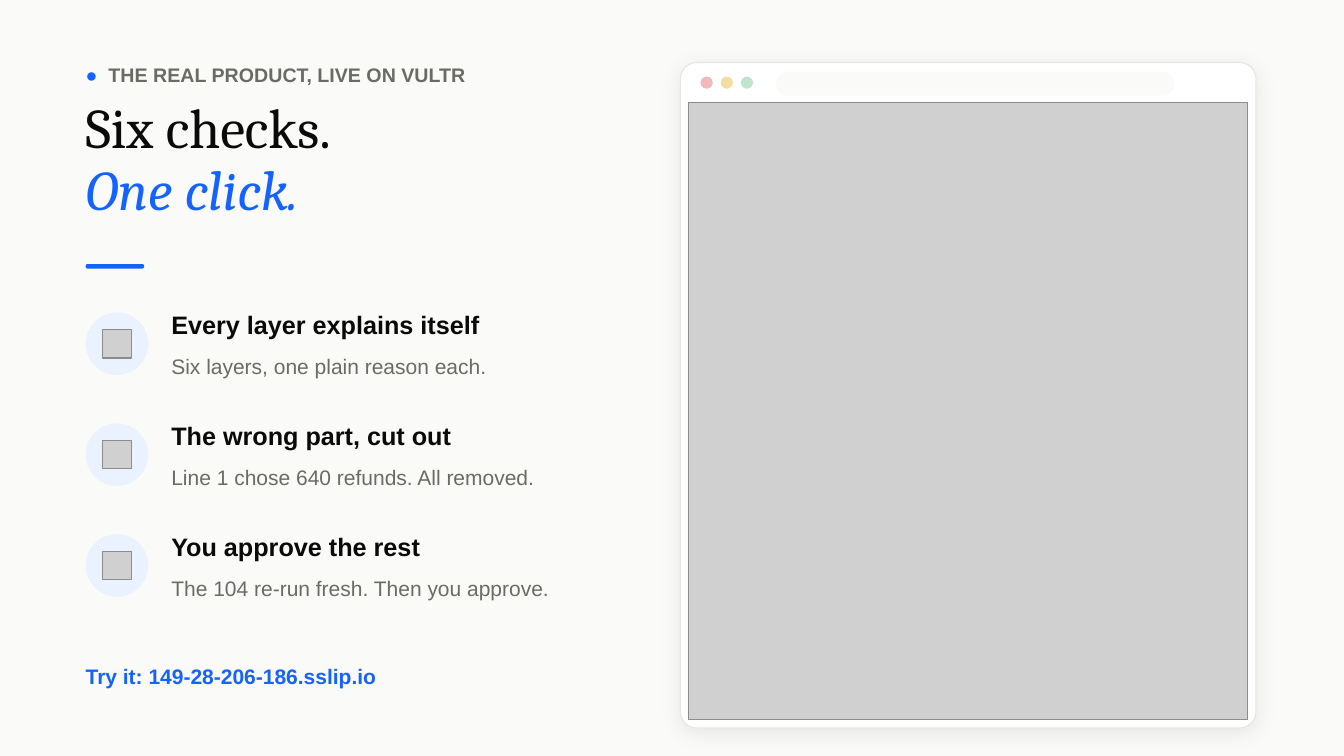
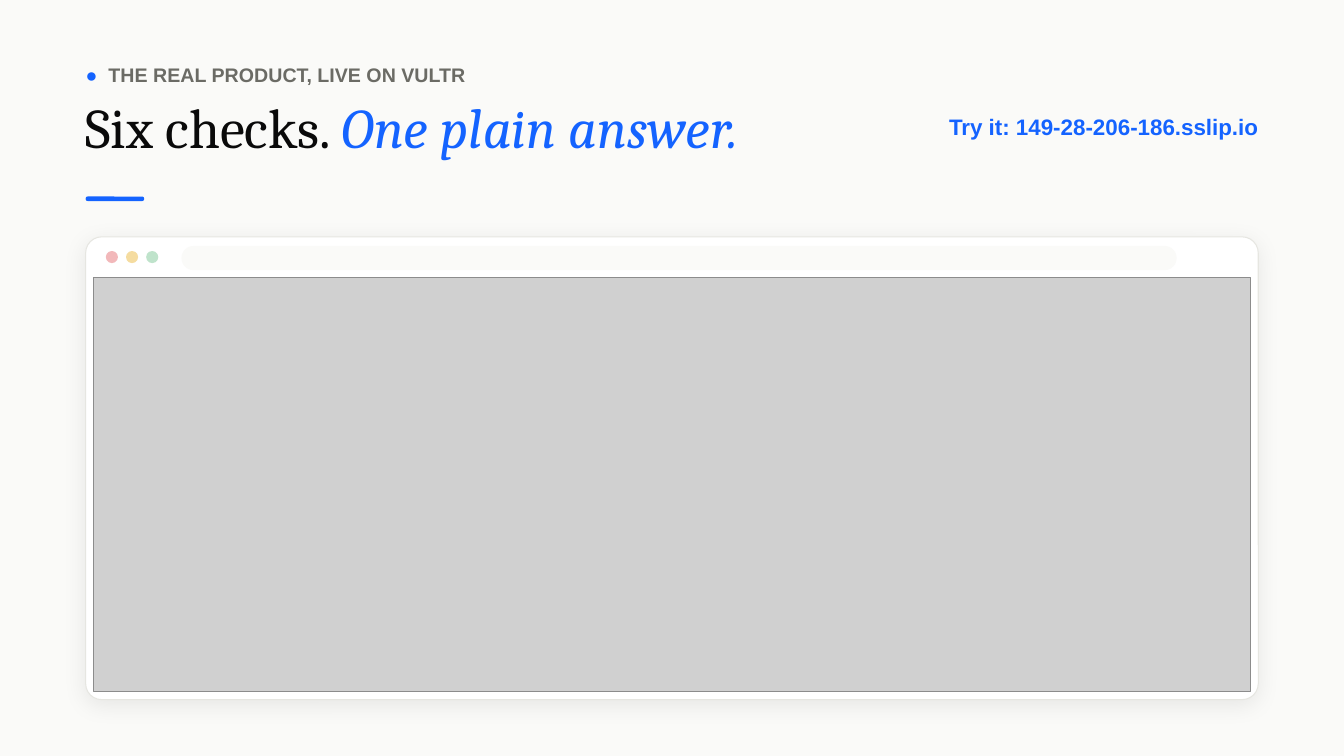
Before and after one commit to vidigoat/stunt-double, a slide deck: slide 7 of presentation/StuntDouble.pptx. Drawn at 1344x756 pixels with LibreOffice and Linux fonts; fonts in the diff are those of the drawing; grey boxes stand for pictures. Boxes give left, top, right and bottom in pixels: in the first picture for what was removed or moved away, otherwise in the second. Text is boxed around its words. In the diff, an @@ line names an element or a change of style, - is before the commit and + after.

```diff
--- a/presentation/StuntDouble.pptx
+++ b/presentation/StuntDouble.pptx
@@ text at (86, 109, 739, 160): text changed; text colour #0A0A0A to #1463FF; italic on @@
-Six checks.
-One click.
+Six checks. One plain answer.
@@ picture removed at (689, 103, 1248, 720) @@
@@ text "Try it: 149-28-206-186.sslip.io": place and size @@
-text "Try it: 149-28-206-186.sslip.io" at (86, 668, 376, 688)
+text "Try it: 149-28-206-186.sslip.io" at (949, 118, 1258, 140)
@@ text "Try it: 149-28-206-186.sslip.io" at (949, 118, 1258, 140): size 15 to 16 pt; alignment left to right; line spacing 1.12 to 1 @@
@@ rounded rectangle: place and size @@
-rounded rectangle at (86, 264, 144, 268)
+rounded rectangle at (86, 197, 144, 201)
@@ rounded rectangle: place and size @@
-rounded rectangle at (681, 63, 1256, 728)
+rounded rectangle at (86, 237, 1258, 700)
@@ rounded rectangle at (86, 237, 1258, 700): proportions changed @@
@@ 3 ellipses: place and size @@
-3 ellipses at (701, 77, 753, 89)
+3 ellipses at (106, 251, 158, 263)
@@ rounded rectangle added at (181, 246, 1177, 270), fill #FAFAF8 @@
@@ picture added at (94, 277, 1250, 692) @@
@@ ellipse removed at (86, 313, 148, 375) @@
@@ text removed at (171, 315, 479, 340) @@
-Every layer explains itself
@@ picture removed at (103, 330, 132, 359) @@
@@ text removed at (171, 359, 486, 379) @@
-Six layers, one plain reason each.
@@ ellipse removed at (86, 423, 148, 486) @@
@@ picture removed at (103, 441, 132, 470) @@
@@ text removed at (171, 426, 451, 451) @@
-The wrong part, cut out
@@ text removed at (171, 470, 534, 485) @@
-Line 1 chose 640 refunds. All removed.
@@ ellipse removed at (86, 534, 148, 597) @@
@@ text removed at (171, 537, 420, 562) @@
-You approve the rest
@@ picture removed at (103, 552, 132, 581) @@
@@ text removed at (171, 581, 549, 601) @@
-The 104 re-run fresh. Then you approve.
```
Also in this commit, not shown: 2 other slides changed, 8 other files.
